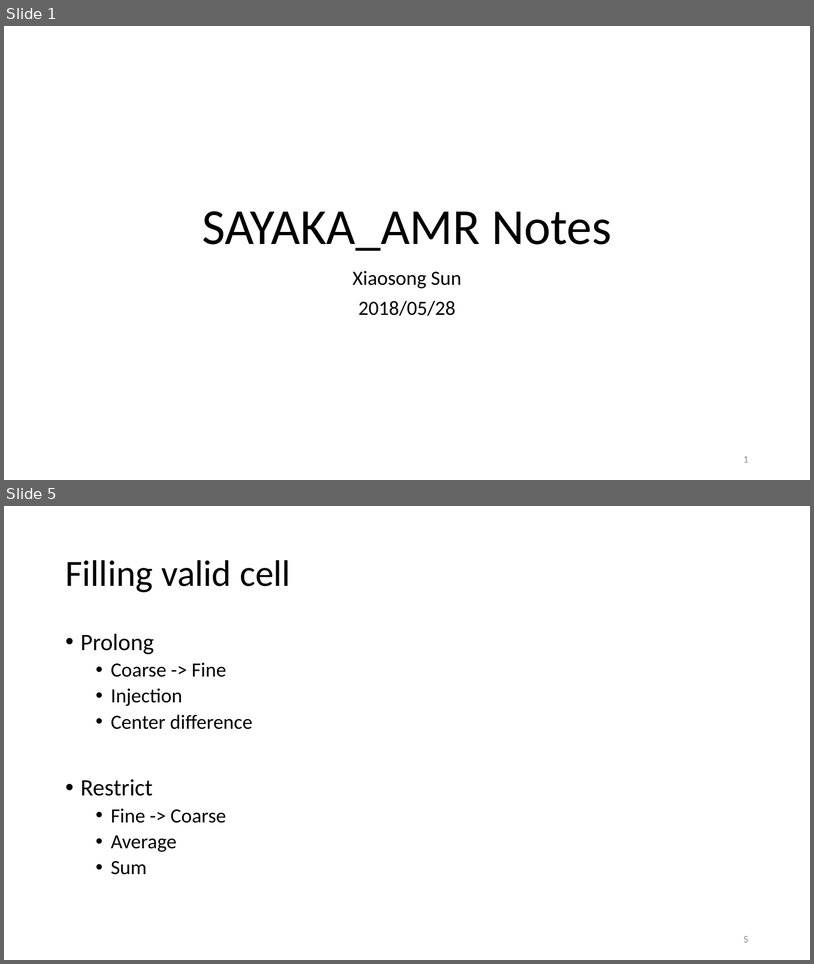
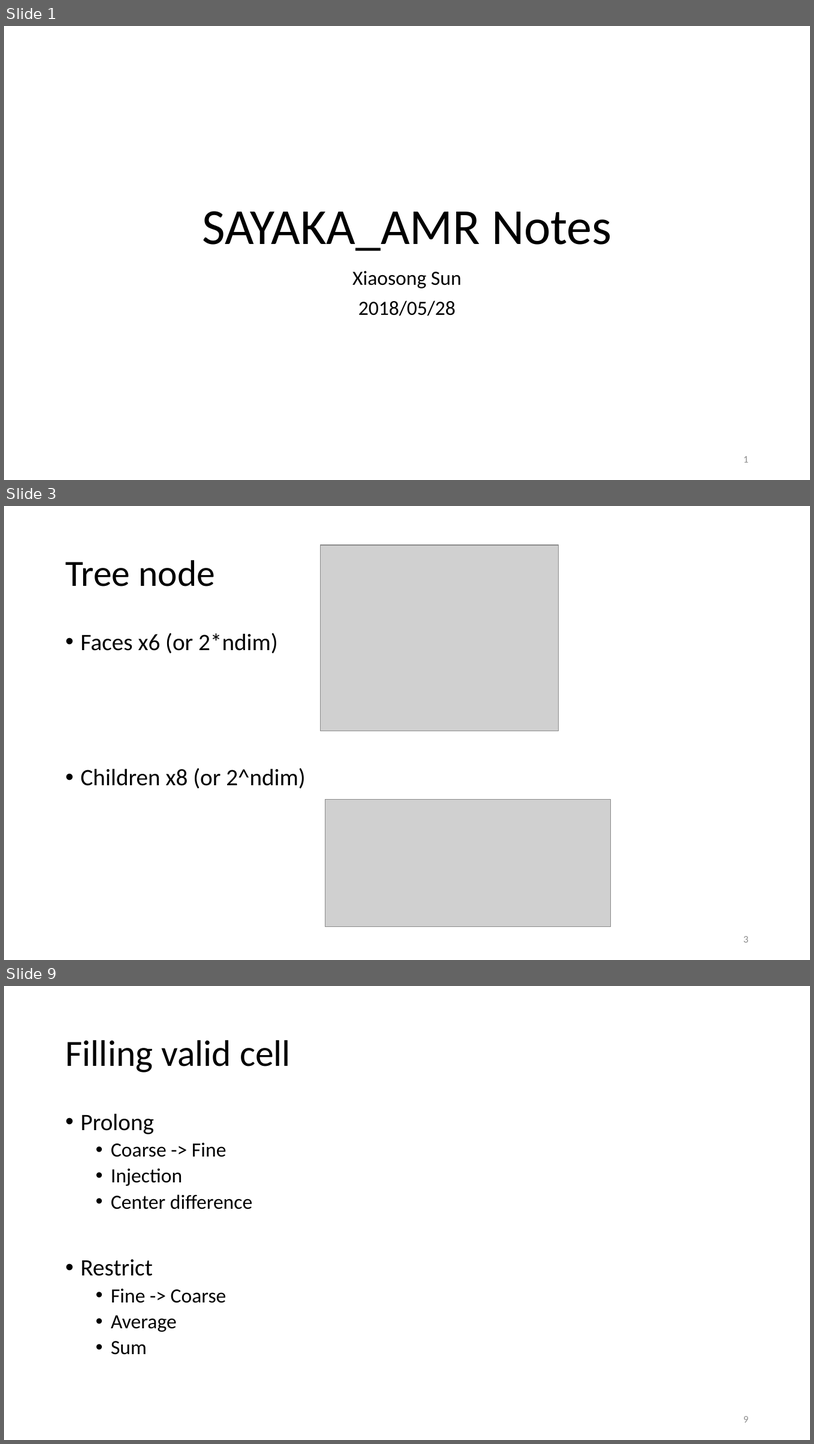
Before and after one commit to haloless/SayakaAmr, a slide deck: doc/note_sayaka.pptx. Shown one above the other, each under a label of ours: slides 1 and 5 before the commit, slides 1, 3 and 9 after it; the slides between them are not shown. The pictures are 814x964 and 814x1444 pixels, drawn with LibreOffice and Linux fonts; fonts in the diff are those of the drawing; grey boxes stand for pictures. Boxes give left, top, right and bottom in pixels: in the first picture for what was removed or moved away, otherwise in the second. Text is boxed around its words. In the diff, an @@ line names an element or a change of style, - is before the commit and + after.

```diff
--- a/doc/note_sayaka.pptx
+++ b/doc/note_sayaka.pptx
@@ slide 3 added at [4, 506, 810, 960], background #FFFFFF @@
@@ picture added at [320, 546, 559, 731] @@
@@ title added at [65, 560, 215, 586], 44 pt, text #000000 @@
+Tree node
@@ text added at [81, 633, 306, 789], 28 pt, text #000000 @@
+• Faces x6 (or 2*ndim)
+• Children x8 (or 2^ndim)
@@ picture added at [325, 799, 611, 927] @@
@@ page number added at [744, 936, 749, 942], 12 pt, text #8C8C8C @@
+3
@@ what was slide 5 is now slide 9 @@
@@ page number at [744, 1416, 749, 1422]: text changed @@
-5
+9
```
Also in this commit, not shown: 3 slides changed, 6 other slides added, 1 slide removed, 22 other files.
